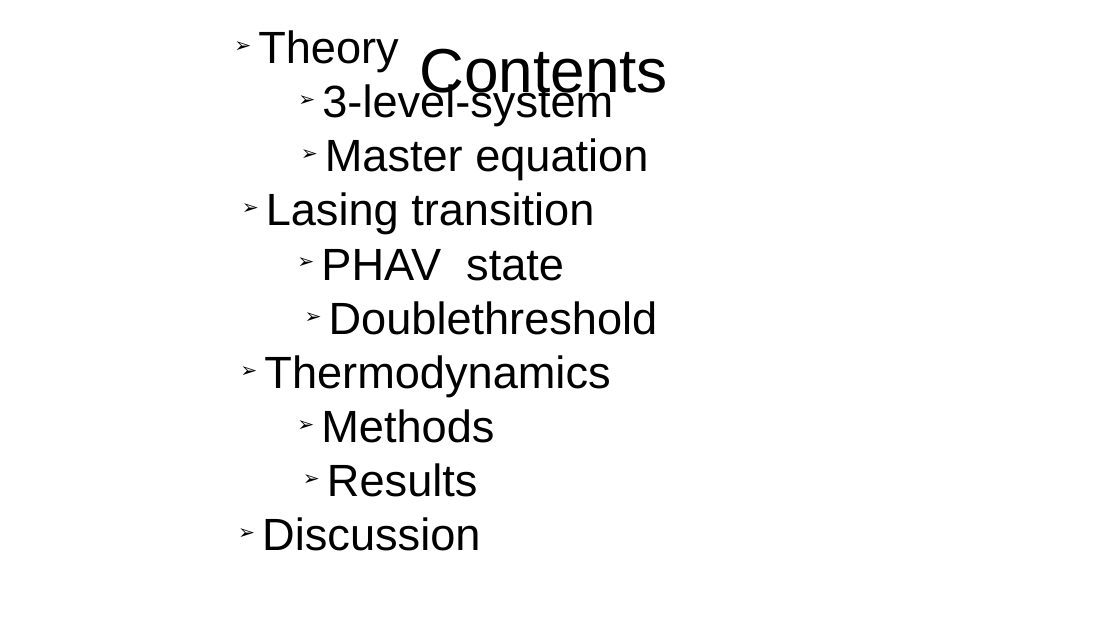
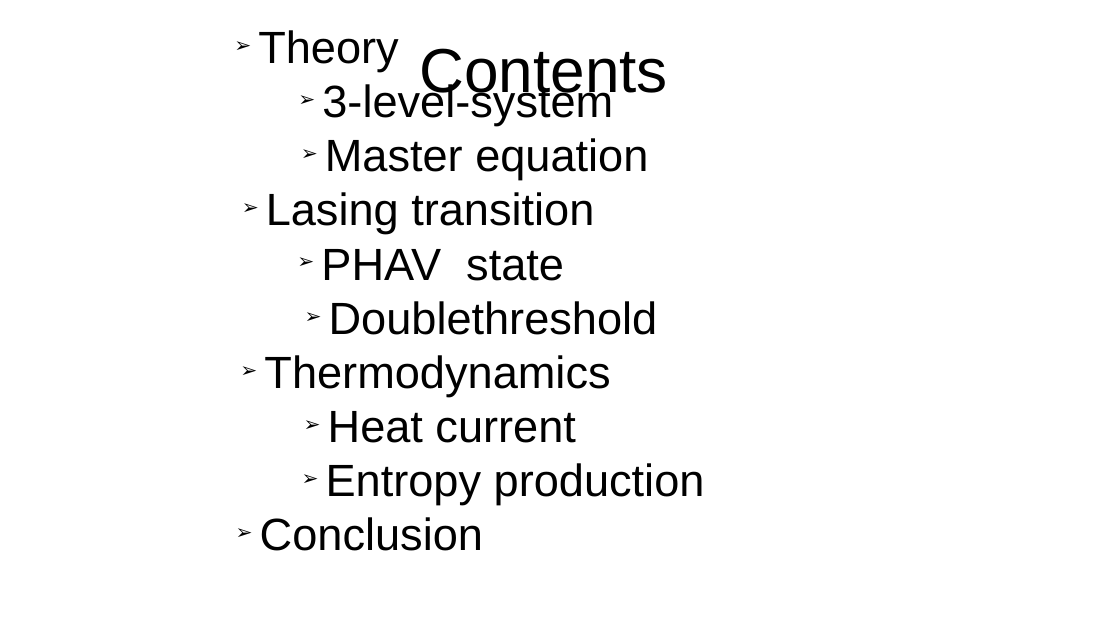
Before and after one commit to SanderStammbach/Sanders-Studium, a slide deck: slide 2 of Master-Projekt/Vortrag.odp. Drawn at 1120x630 pixels with LibreOffice and Linux fonts; fonts in the diff are those of the drawing; background and template pictures are left out. Boxes give left, top, right and bottom in pixels: in the first picture for what was removed or moved away, otherwise in the second. Text is boxed around its words. In the diff, an @@ line names an element or a change of style, - is before the commit and + after.

```diff
--- a/Master-Projekt/Vortrag.odp
+++ b/Master-Projekt/Vortrag.odp
@@ subtitle at bbox=[260, 411, 705, 551]: text changed @@
-        ➢ Methods
-      ➢ Results
-    ➢ Discussion
+        ➢ Heat current
+      ➢ Entropy production
+    ➢ Conclusion
```
Also in this commit, not shown: 1 other slide changed, 1 slide added, 2 slides removed, 26 other files.
